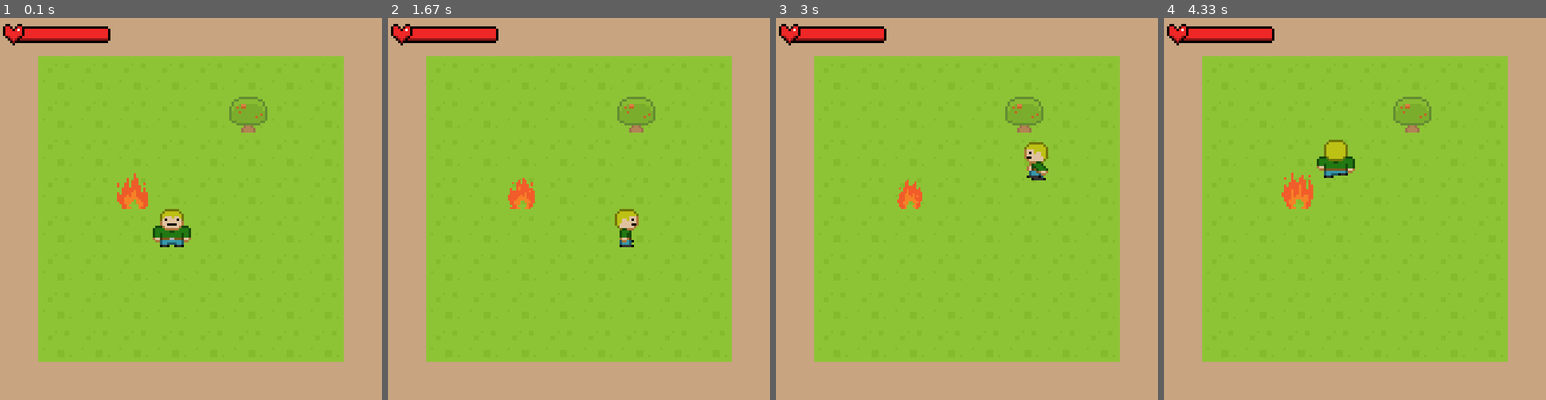
Above: before the commit, frames 1-4 (left to right).
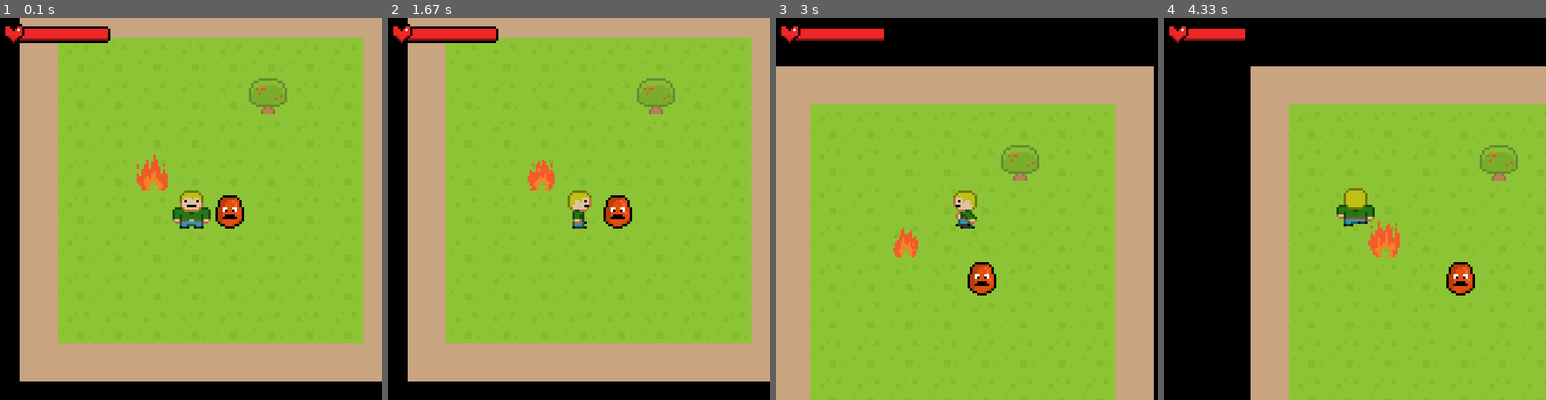
Above: after the commit, the same moments.

Repository: Flashweb14/PyGameRPG
Game: pygame game, started from RPG/__main__.py
The game is run twice, just before and just after one commit, with the same random seed, the same clock (stepped at 60 frames per second) and the same inputs.
Inputs:
- Up to frame 1 (0.1 s): no input
- Up to frame 2 (1.67 s): hold Space 0.33-0.8 s; hold D 0.33-0.8 s; tap Space at 0.83 s
- Up to frame 3 (3 s): hold W 1.67-2.13 s; hold D 2.17-2.63 s; hold A from 2.67 s (still down)
- Up to frame 4 (4.33 s): release A at 3.2 s; hold S 3.23-3.53 s; hold A 3.57-3.97 s; hold W from 4 s (still down)

The runs differ from the first frame. In frame 1, 28% of the frame differs, in the area x 0-100%, y 0-100%; in frame 2, 27%; in frame 3, 32%; in frame 4, 62%.

Commit message:
:bug: Исправление камеры

Diff:
--- /dev/null
+++ b/RPG/scripts/enemy.py
@@ -0,0 +1,10 @@
+import pygame
+from RPG.scripts.game_object import GameObject
+from RPG.scripts.utilities import load_image
+
+
+class BaseEnemy(GameObject):
+    def __init__(self, game, x, y, hp):
+        super().__init__(game, load_image('resources/sprites/enemies/red_slime/red_slime_1.png'),
+                         x, y, game.all_sprites, game.enemy_group, game.walls_group)
+        self.hp = hp
--- a/RPG/scripts/game.py
+++ b/RPG/scripts/game.py
@@ -5,6 +5,7 @@
 from RPG.scripts.camera import Camera
 from RPG.scripts.gui import HealthBar
 from RPG.scripts.fire import Fire
+from RPG.scripts.enemy import BaseEnemy
 
 pygame.init()
 
@@ -25,6 +26,7 @@
         self.background_group = pygame.sprite.Group()
         self.gui_group = pygame.sprite.Group()
         self.harm_sprites = pygame.sprite.Group()
+        self.enemy_group = pygame.sprite.Group()
 
         self.hp_bar = None
 
@@ -54,6 +56,7 @@
         Fire(self, 3, 4)
         self.player = Player(*player)
         Tile(*tree)
+        BaseEnemy(self, 5, 5, 5)
         self.hp_bar = HealthBar(self, 5, 10)
 
     def start_new_game(self, level):
--- a/RPG/scripts/game_processes/main_process.py
+++ b/RPG/scripts/game_processes/main_process.py
@@ -6,7 +6,7 @@
 
 def main_process(game):
     while True:
-        # game.camera.update(game.player)
+        game.camera.update(game.player)
         for event in pygame.event.get():
             if event.type == pygame.KEYDOWN:
                 if event.key == pygame.K_h:
@@ -15,10 +15,11 @@
                 game.terminate()
             game.player.handle_event(event)
         game.player.move()
-       #for sprite in game.all_sprites:
-            #if sprite not in game.gui_group:
-                #game.camera.apply(sprite)
+        for sprite in game.all_sprites:
+            if sprite not in game.gui_group:
+                game.camera.apply(sprite)
         game.all_sprites.update()
+        game.screen.fill((0, 0, 0))
         game.all_sprites.draw(game.screen)
         game.clock.tick(game.FPS)
         if game.count < game.FPS:
--- a/RPG/scripts/player.py
+++ b/RPG/scripts/player.py
@@ -31,15 +31,16 @@
         self.direction = 'down'
 
         self.hp = 10
-        self.attack = False
 
     def handle_event(self, event):
         if event.type == pygame.KEYDOWN:
             if event.key == pygame.K_SPACE:
                 if self.motion:
                     self.image = self.animation_dict_sword[self.motion[0]]
+                    self.attack(self.speed_dict[self.motion[0]])
                 else:
                     self.image = self.animation_dict_sword[self.direction]
+                    self.attack(self.speed_dict[self.direction])
             if event.key in self.motion_dict:
                 self.direction = self.motion_dict[event.key]
                 if not self.motion:
@@ -85,3 +86,13 @@
                 if pygame.sprite.spritecollideany(self, self.game.walls_group):
                     self.rect.x -= self.speed_dict[direction][0]
                     self.rect.y -= self.speed_dict[direction][1]
+
+    def attack(self, speed):
+        check_sprite = pygame.sprite.Sprite()
+        check_sprite.rect = pygame.Rect((0, 0), (TILE_SIZE, TILE_SIZE))
+        check_sprite.rect.x = self.rect.x + speed[0] * 2
+        check_sprite.rect.y = self.rect.y + speed[1] * 2
+        for enemy in self.game.enemy_group:
+            if pygame.sprite.collide_rect(check_sprite, enemy):
+                enemy.hp -= 1
+                print(enemy.hp)
